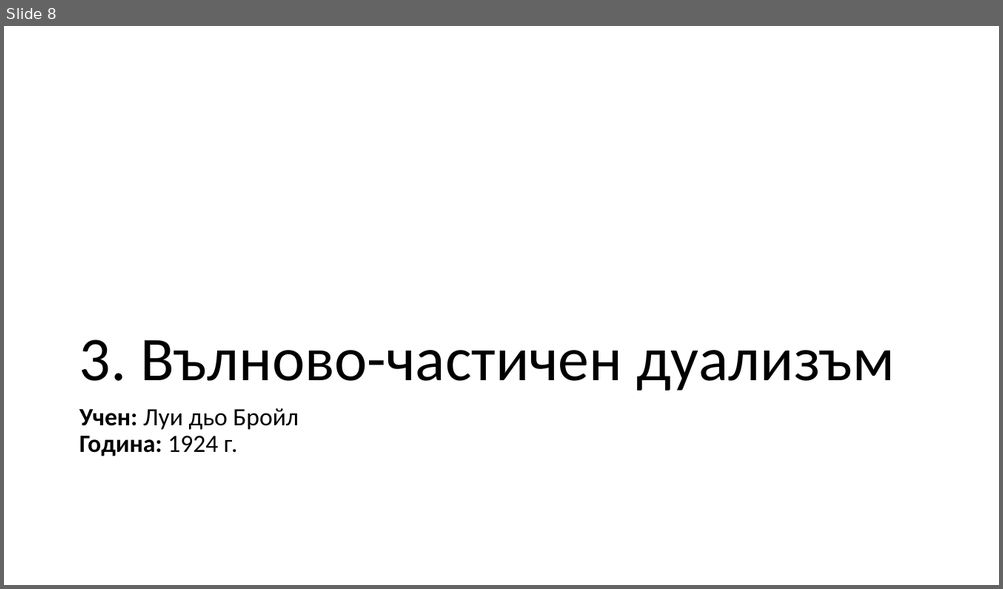
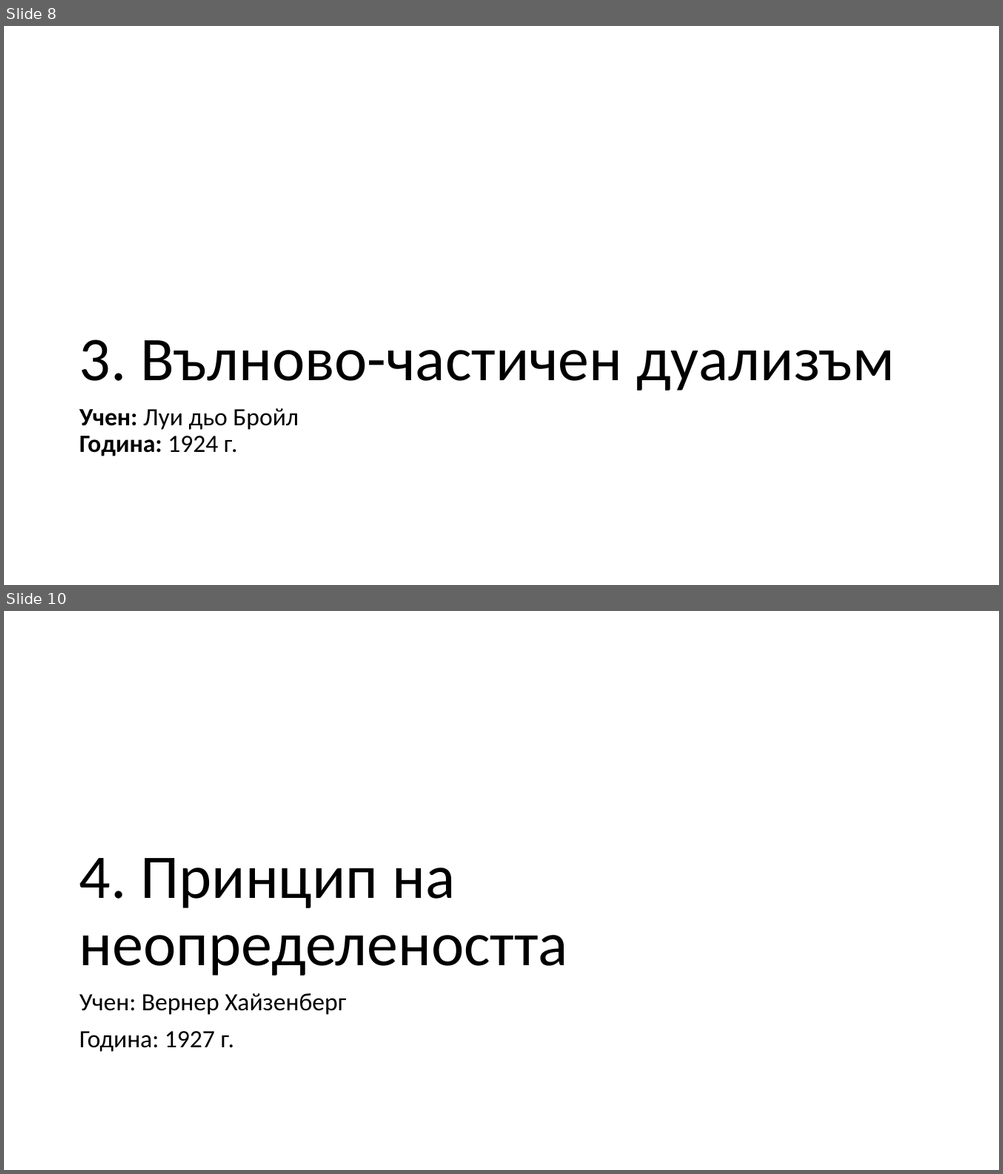
Before and after one commit to LAB5fire/PPQM, a slide deck: kvantova vizika.pptx. Shown one above the other, each under a label of ours: slide 8 before the commit, slides 8 and 10 after it; the slides between them are not shown. The pictures are 1003x589 and 1003x1174 pixels, drawn with LibreOffice and Linux fonts; fonts in the diff are those of the drawing. Boxes give left, top, right and bottom in pixels: in the first picture for what was removed or moved away, otherwise in the second. Text is boxed around its words. In the diff, an @@ line names an element or a change of style, - is before the commit and + after.

```diff
--- a/kvantova vizika.pptx
+++ b/kvantova vizika.pptx
@@ slide 10 added at (4, 611, 999, 1170), background #FFFFFF @@
@@ title added at (79, 858, 568, 976), 60 pt, text #000000 @@
+4. Принцип на неопределеността
@@ text added at (79, 994, 346, 1052), 24 pt, text #000000 @@
+Учен: Вернер Хайзенберг
+Година: 1927 г.
```
Also in this commit, not shown: 2 slides changed, 5 other slides added, 3 other files.
